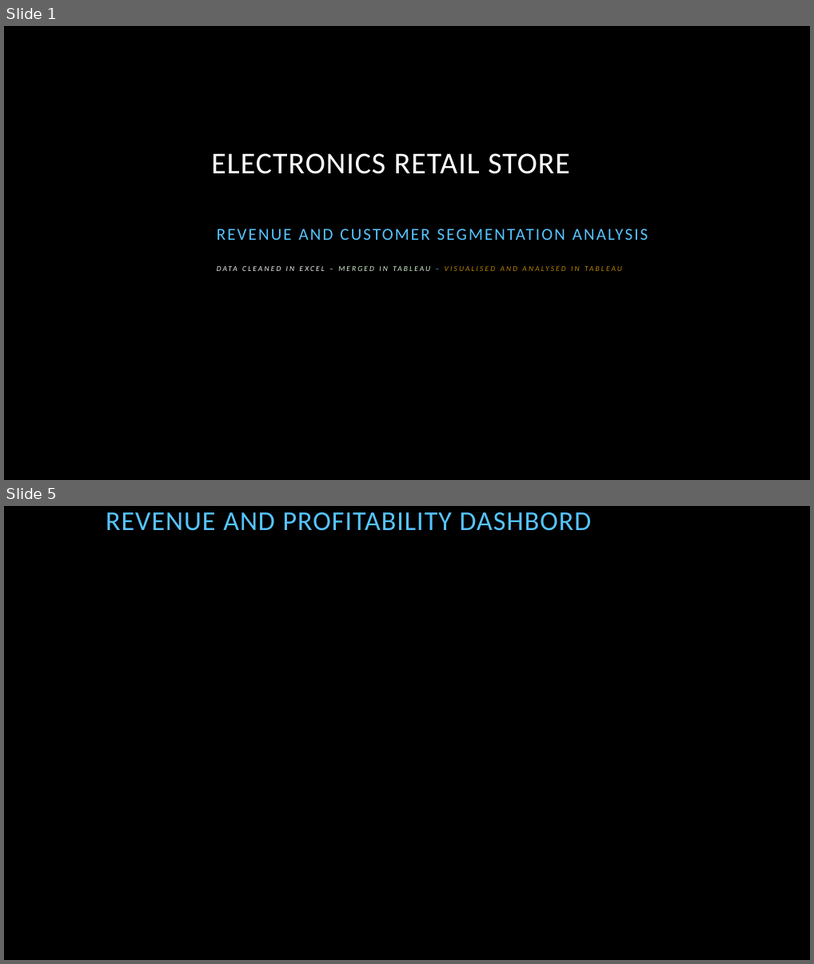
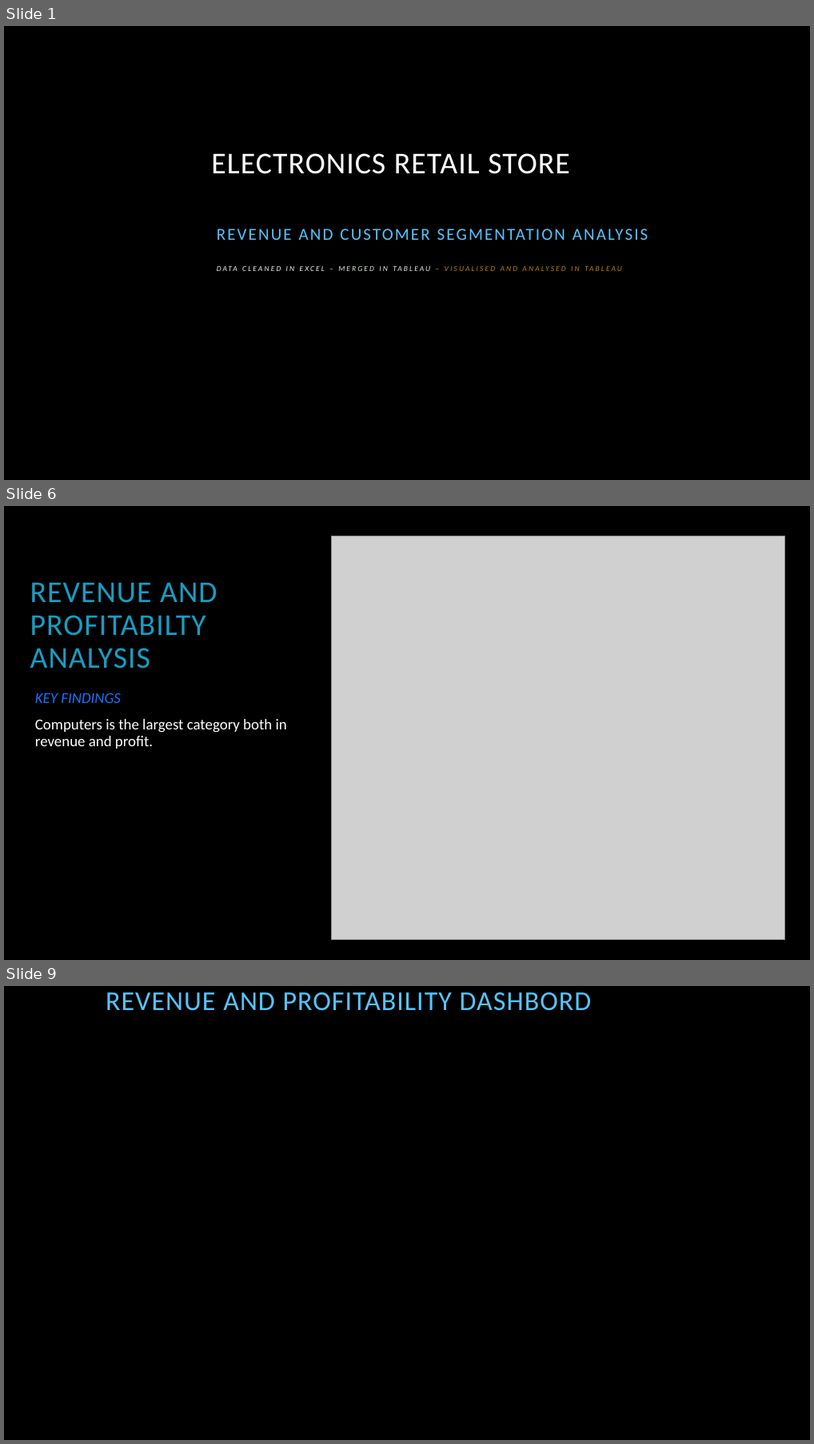
Before and after one commit to mutheumbuta/Electronic_retailstore_analysis, a slide deck: ELECTRONICS RETAIL STORE presentation.pptx. Shown one above the other, each under a label of ours: slides 1 and 5 before the commit, slides 1, 6 and 9 after it; the slides between them are not shown. The pictures are 814x964 and 814x1444 pixels, drawn with LibreOffice and Linux fonts; fonts in the diff are those of the drawing; grey boxes stand for pictures; background and template pictures are left out. Boxes give left, top, right and bottom in pixels: in the first picture for what was removed or moved away, otherwise in the second. Text is boxed around its words. In the diff, an @@ line names an element or a change of style, - is before the commit and + after.

```diff
--- a/ELECTRONICS RETAIL STORE presentation.pptx
+++ b/ELECTRONICS RETAIL STORE presentation.pptx
@@ slide 6 added at bbox=[4, 506, 810, 960], background picture (left out) @@
@@ picture added at bbox=[331, 536, 785, 940] @@
@@ title added at bbox=[30, 582, 217, 668], 36 pt, text #199DC3 @@
+REVENUE AND PROFITABILTY ANALYSIS
@@ text added at bbox=[35, 692, 287, 748], 18 pt, text #FFFFFF @@
+KEY FINDINGS
+Computers is the largest category both in revenue and profit.
@@ what was slide 5 is now slide 9 @@
```
Also in this commit, not shown: 4 slides changed, 6 other slides added.
